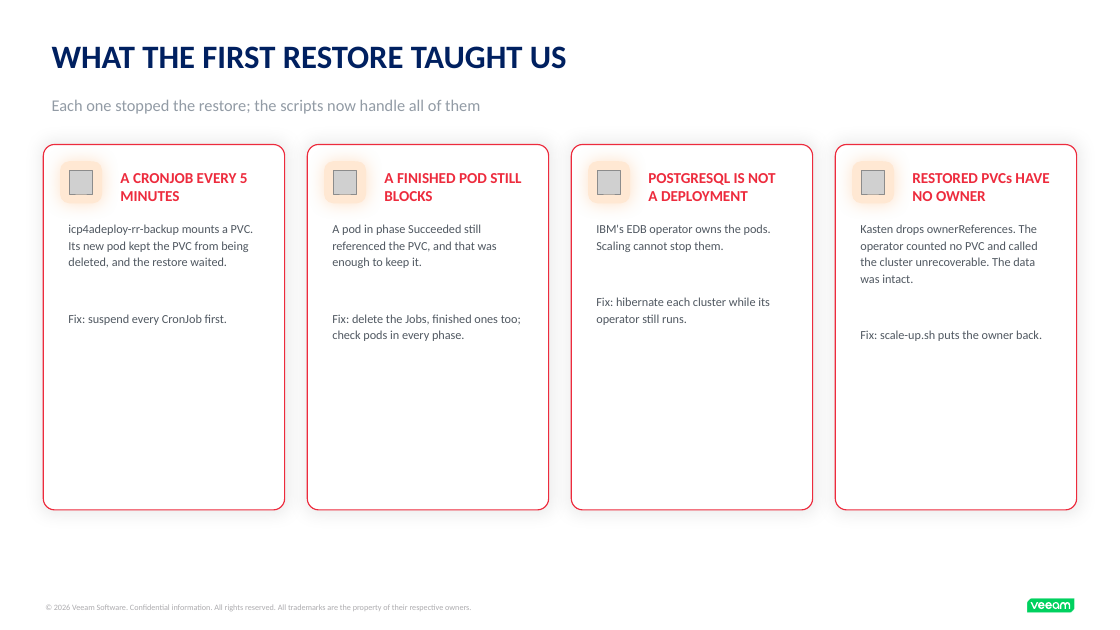
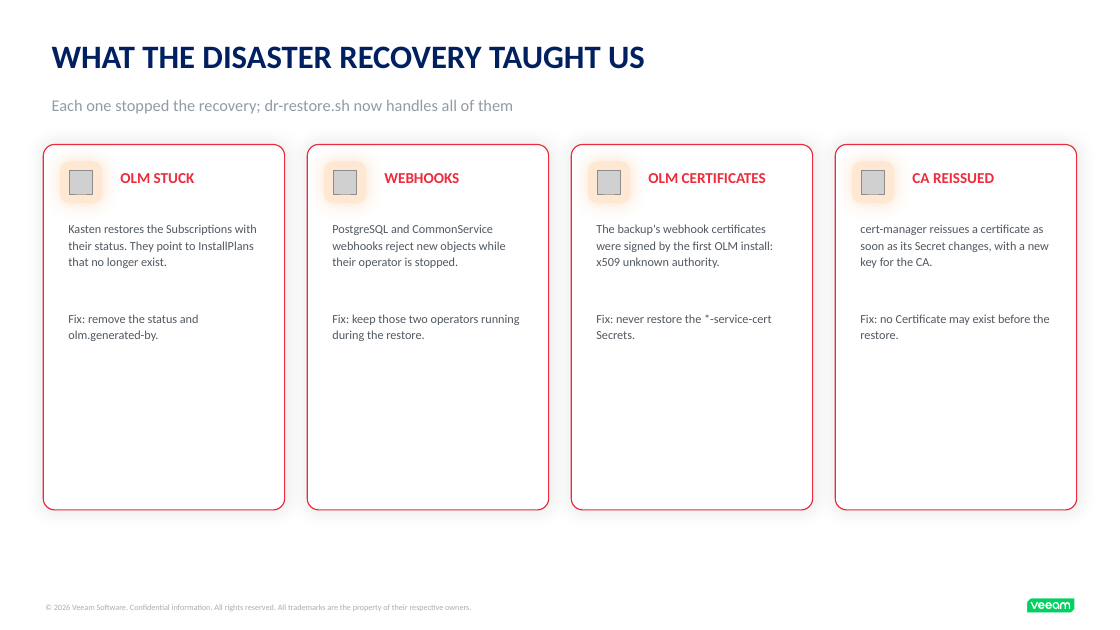
Before and after one commit to kastenhq/blueprint-ai, a slide deck: slide 11 of cp4ba-example/cp4ba.pptx (slide 10 before the commit). Drawn at 1120x630 pixels with LibreOffice and Linux fonts; fonts in the diff are those of the drawing; grey boxes stand for pictures. Boxes give left, top, right and bottom in pixels: in the first picture for what was removed or moved away, otherwise in the second. Text is boxed around its words. In the diff, an @@ line names an element or a change of style, - is before the commit and + after.

```diff
--- a/cp4ba-example/cp4ba.pptx
+++ b/cp4ba-example/cp4ba.pptx
@@ text at (52, 46, 645, 69): text changed @@
-WHAT THE FIRST RESTORE TAUGHT US
+WHAT THE DISASTER RECOVERY TAUGHT US
@@ text at (52, 100, 513, 114): text changed @@
-Each one stopped the restore; the scripts now handle all of them
+Each one stopped the recovery; dr-restore.sh now handles all of them
@@ text at (120, 173, 195, 183): text changed @@
-A CRONJOB EVERY 5 MINUTES
+OLM STUCK
@@ text at (384, 173, 459, 183): text changed @@
-A FINISHED POD STILL BLOCKS
+WEBHOOKS
@@ text at (648, 173, 766, 183): text changed @@
-POSTGRESQL IS NOT A DEPLOYMENT
+OLM CERTIFICATES
@@ text at (912, 173, 994, 183): text changed @@
-RESTORED PVCs HAVE NO OWNER
+CA REISSUED
@@ text at (68, 224, 257, 341): text changed @@
-icp4adeploy-rr-backup mounts a PVC. Its new pod kept the PVC from being deleted, and the restore waited.
-Fix: suspend every CronJob first.
+Kasten restores the Subscriptions with their status. They point to InstallPlans that no longer exist.
+Fix: remove the status and olm.generated-by.
@@ text at (332, 224, 519, 341): text changed @@
-A pod in phase Succeeded still referenced the PVC, and that was enough to keep it.
-Fix: delete the Jobs, finished ones too; check pods in every phase.
+PostgreSQL and CommonService webhooks reject new objects while their operator is stopped.
+Fix: keep those two operators running during the restore.
@@ text at (596, 224, 773, 339): text changed @@
-IBM's EDB operator owns the pods. Scaling cannot stop them.
-Fix: hibernate each cluster while its operator still runs.
+The backup's webhook certificates were signed by the first OLM install: x509 unknown authority.
+Fix: never restore the *-service-cert Secrets.
@@ text at (860, 224, 1050, 339): text changed @@
-Kasten drops ownerReferences. The operator counted no PVC and called the cluster unrecoverable. The data was intact.
-Fix: scale-up.sh puts the owner back.
+cert-manager reissues a certificate as soon as its Secret changes, with a new key for the CA.
+Fix: no Certificate may exist before the restore.
```
Also in this commit, not shown: 4 other slides changed, 1 slide added, 5 other files.
